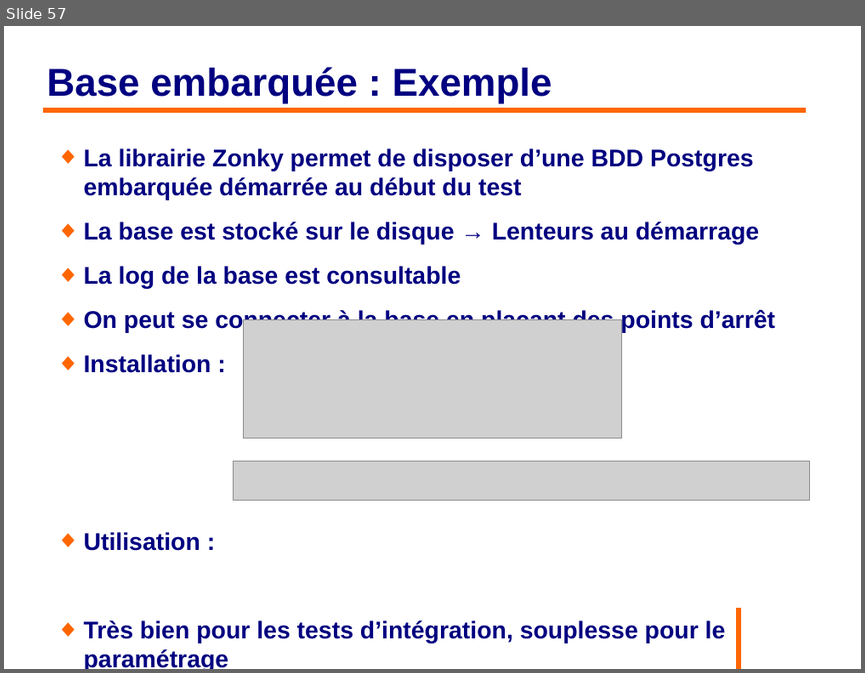
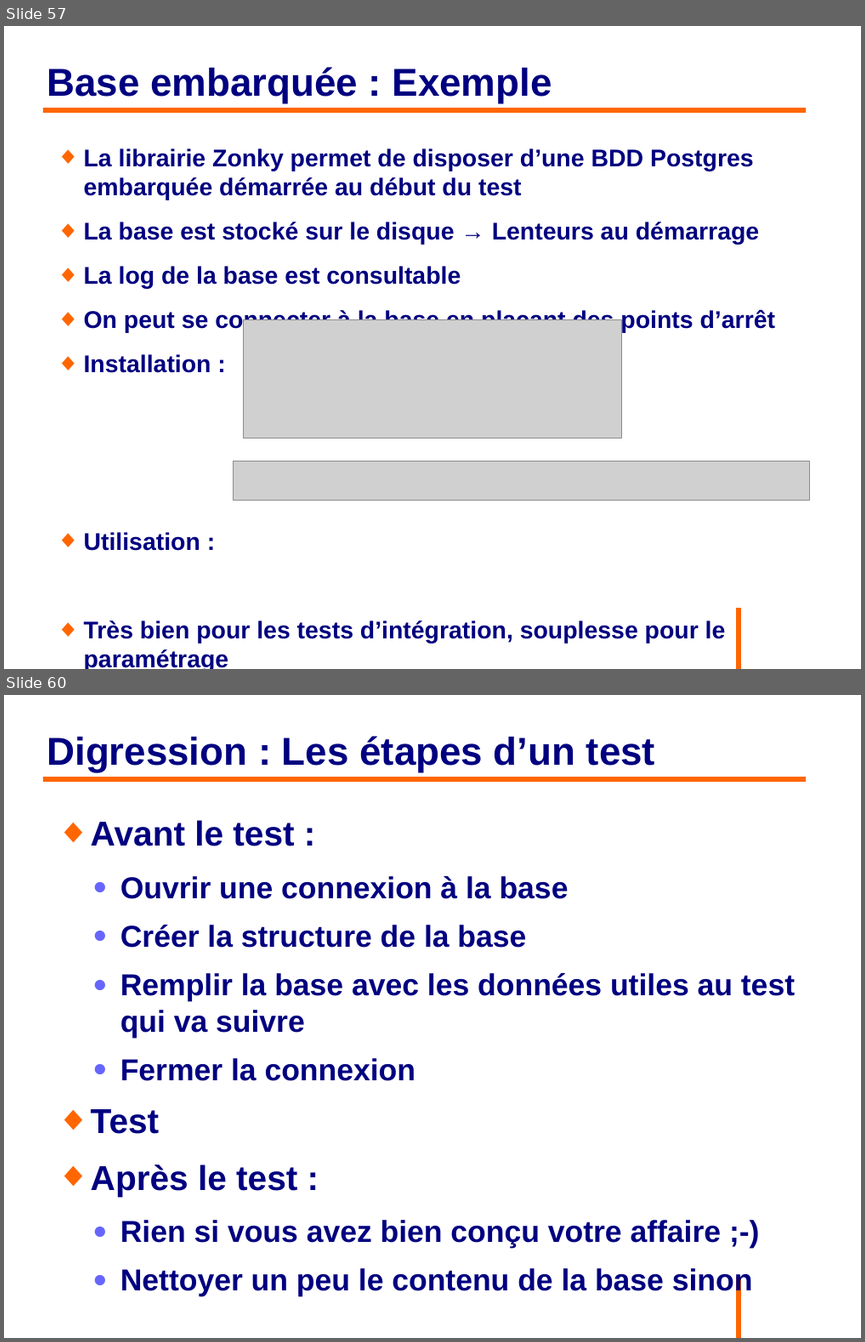
Before and after one commit to philphils/tests-unitaires-et-moins-unitaires, a slide deck: tests-unitaires-cours/nouveauDiapo/diapo_tests_unitaires.odp. Shown one above the other, each under a label of ours: slide 57 before the commit, slides 57 and 60 after it; the slides between them are not shown. The pictures are 865x673 and 865x1342 pixels, drawn with LibreOffice and Linux fonts; fonts in the diff are those of the drawing; grey boxes stand for pictures; background and template pictures are left out. Boxes give left, top, right and bottom in pixels: in the first picture for what was removed or moved away, otherwise in the second. Text is boxed around its words. In the diff, an @@ line names an element or a change of style, - is before the commit and + after.

```diff
--- a/tests-unitaires-cours/nouveauDiapo/diapo_tests_unitaires.odp
+++ b/tests-unitaires-cours/nouveauDiapo/diapo_tests_unitaires.odp
@@ slide 60 added at box(4, 695, 861, 1338), background #FFFFFF; not listed: 1 template element that a slide beside it also shows @@
@@ title added at box(46, 736, 655, 772), 36 pt, text #000080, bold @@
+Digression : Les étapes d’un test
@@ line added from (43, 779) to (806, 779), #FF6600 4.54 pt @@
@@ text added at box(91, 820, 794, 1297), 28 pt, text #000080, bold @@
+◆ Avant le test :
+  ● Ouvrir une connexion à la base
+  ● Créer la structure de la base
+  ● Remplir la base avec les données utiles au test qui va suivre
+  ● Fermer la connexion
+◆ Test
+◆ Après le test :
+  ● Rien si vous avez bien conçu votre affaire ;-)
+  ● Nettoyer un peu le contenu de la base sinon
```
Also in this commit, not shown: 5 slides changed, 4 other slides added.
